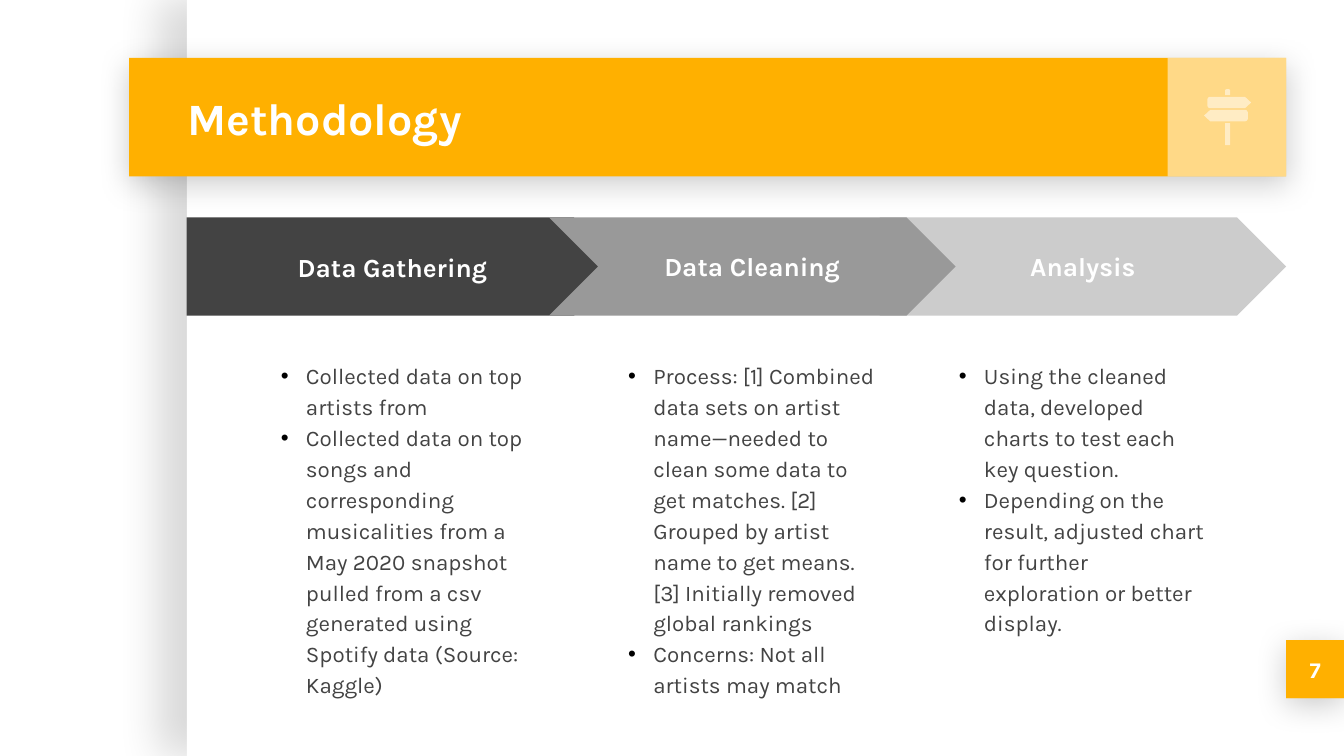
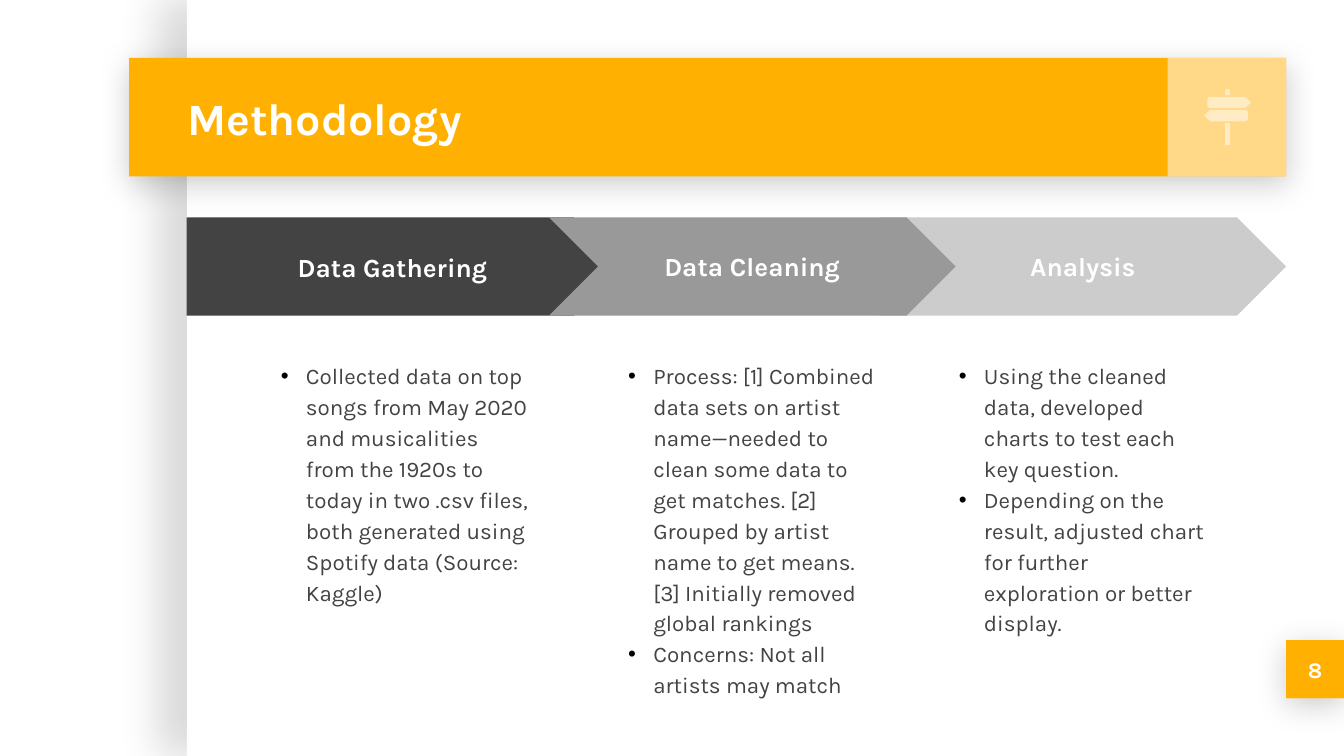
Before and after one commit to michellesimek/project_1, a slide deck: slide 8 of Project 1 PPT.pptx (slide 7 before the commit). Drawn at 1344x756 pixels with LibreOffice and Linux fonts; fonts in the diff are those of the drawing; background and template pictures are left out. Boxes give left, top, right and bottom in pixels: in the first picture for what was removed or moved away, otherwise in the second. Text is boxed around its words. In the diff, an @@ line names an element or a change of style, - is before the commit and + after.

```diff
--- a/Project 1 PPT.pptx
+++ b/Project 1 PPT.pptx
@@ text at box(306, 368, 527, 607): text changed @@
-• Collected data on top artists from
-• Collected data on top songs and corresponding musicalities from a May 2020 snapshot pulled from a csv generated using Spotify data (Source: Kaggle)
+• Collected data on top songs from May 2020 and musicalities from the 1920s to today in two .csv files, both generated using Spotify data (Source: Kaggle)
@@ page number at box(1308, 663, 1322, 679): text changed @@
-7
+8
```
Also in this commit, not shown: 12 other slides changed, 5 slides added.
